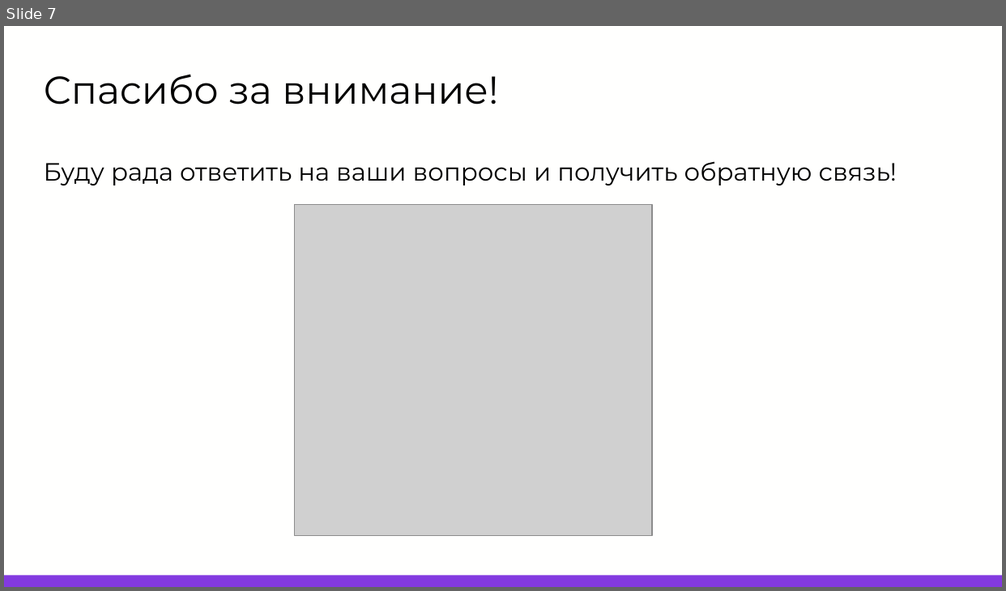
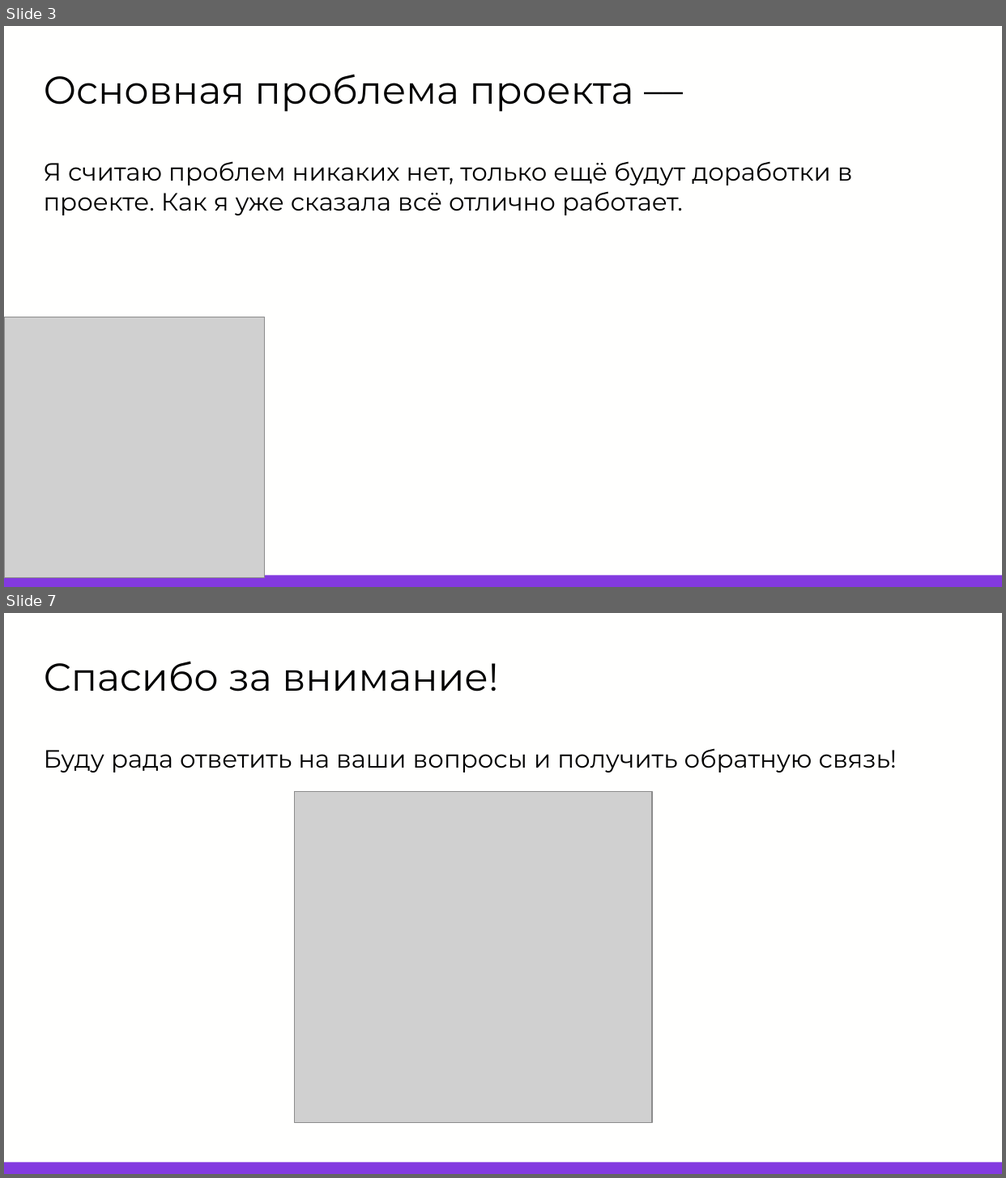
Before and after one commit to kilsythh/zmeika, a slide deck: М7У5. Презентация проекта.pptx. Shown one above the other, each under a label of ours: slide 7 before the commit, slides 3 and 7 after it; the slides between them are not shown. The pictures are 1006x591 and 1006x1178 pixels, drawn with LibreOffice and Linux fonts; fonts in the diff are those of the drawing; grey boxes stand for pictures; background and template pictures are left out. Boxes give left, top, right and bottom in pixels: in the first picture for what was removed or moved away, otherwise in the second. Text is boxed around its words. In the diff, an @@ line names an element or a change of style, - is before the commit and + after.

```diff
--- a/М7У5. Презентация проекта.pptx
+++ b/М7У5. Презентация проекта.pptx
@@ slide 3 added at (x1=4, y1=26, x2=1002, y2=587), background #FFFFFE; not listed: 1 template element that a slide beside it also shows @@
@@ title added at (x1=44, y1=74, x2=634, y2=112), 28 pt, text #000000 @@
+Основная проблема проекта ––
@@ text added at (x1=44, y1=161, x2=853, y2=216), 18 pt, text #000000 @@
+Я считаю проблем никаких нет, только ещё будут доработки в проекте. Как я уже сказала всё отлично работает.
@@ picture added at (x1=4, y1=318, x2=265, y2=578) @@
```
Also in this commit, not shown: 4 slides changed, 1 other slide added, 2 slides removed.
